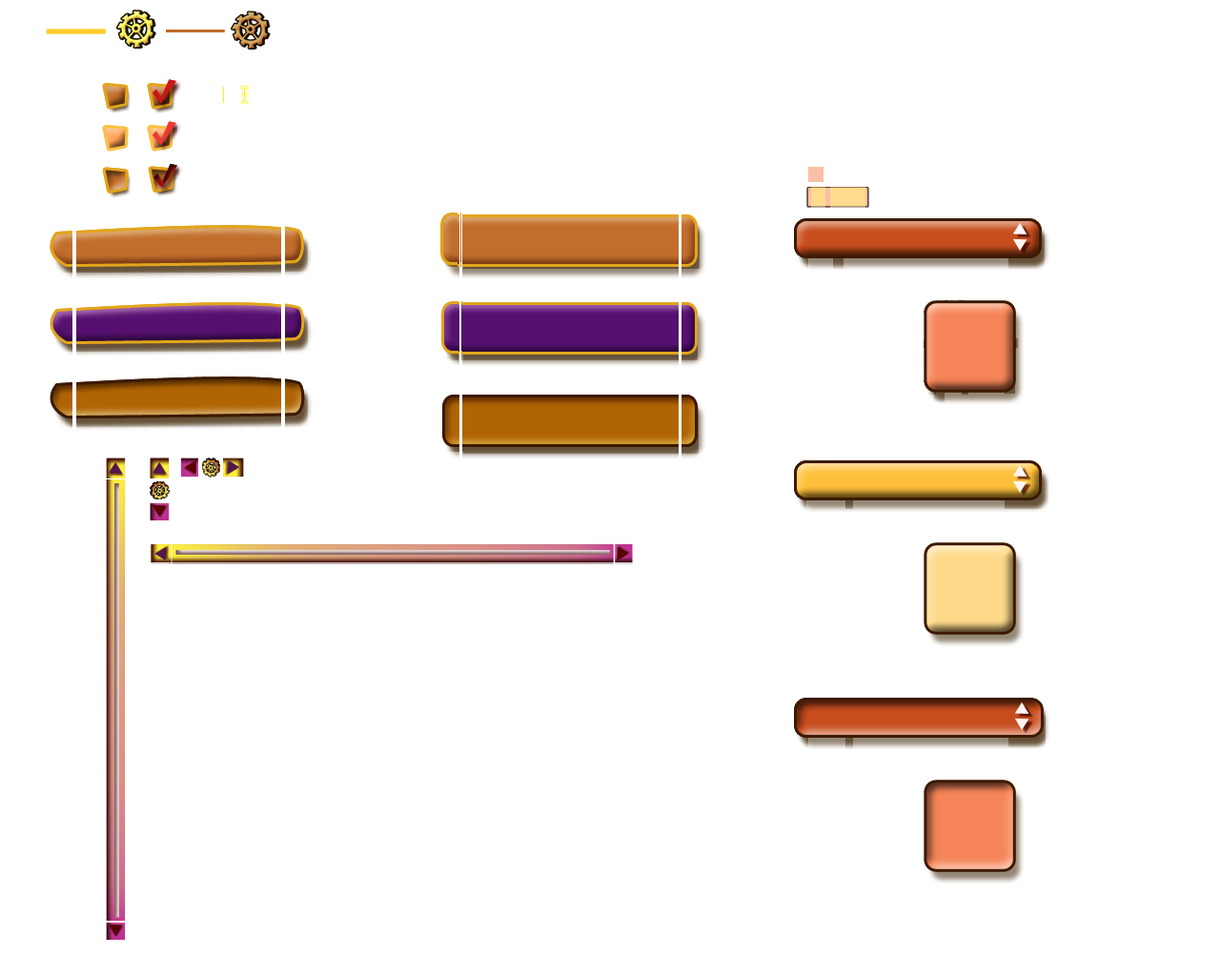
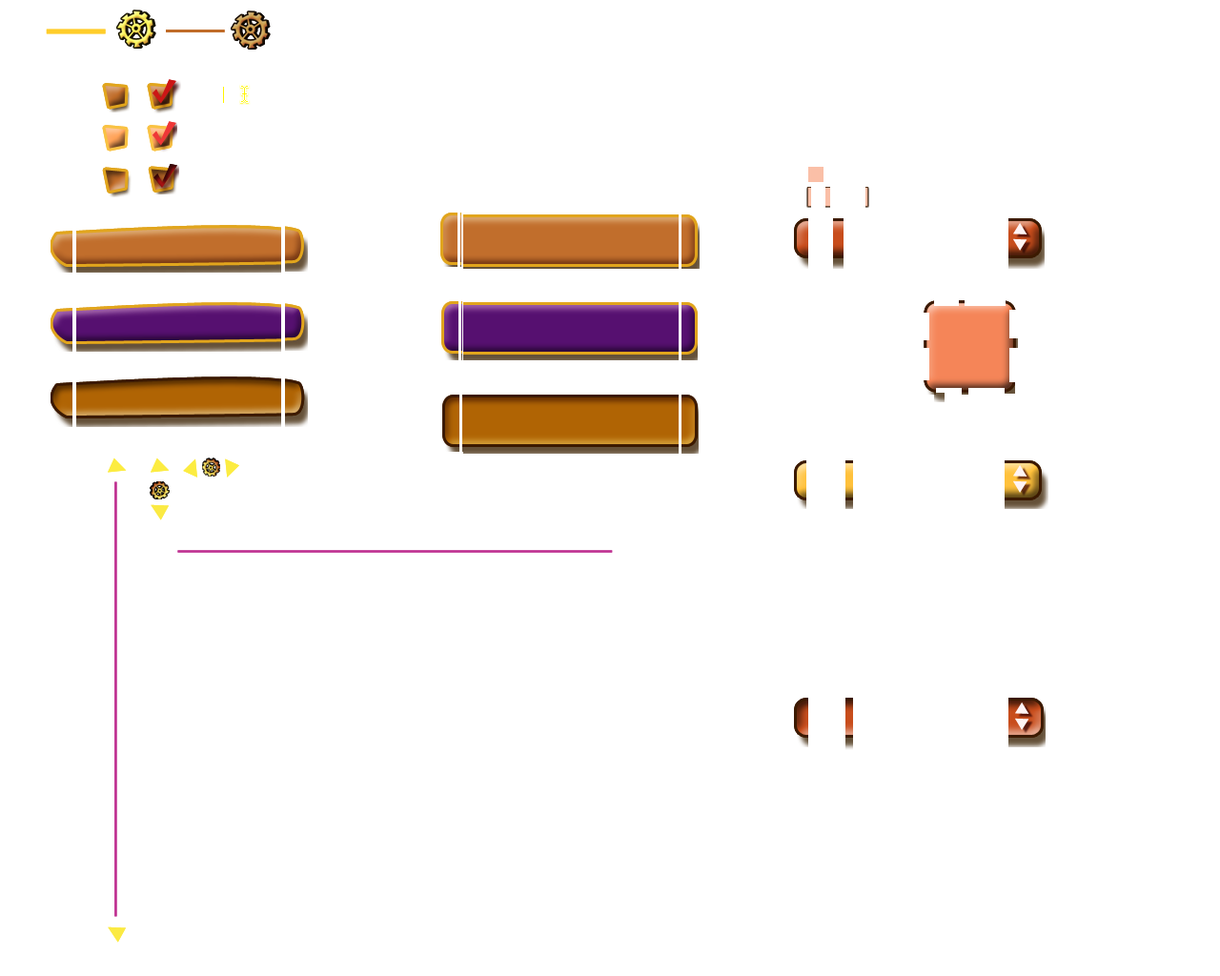
Revision of a layered 1220 × 976 image; what changed, layer by layer:
moved "scrollbar_scrollon_down" above "scrollbar_scrollon_up", painted on it over [149, 503, 170, 521]
hid "scrollbar_scrollon_up", painted on it over [149, 457, 491, 565]
painted on "scrollbar_scrolloff_up" over [105, 457, 127, 478]
painted on "scrollbar_scrolloff_down" over [105, 922, 126, 943]
moved "hscrollbar" above "vscrollbar", painted on it over [169, 544, 616, 565]
painted on "vscrollbar" over [105, 479, 126, 921]
moved "hscrollbar_right" above "hscrollbar_left", painted on it over [223, 457, 245, 478]
painted on "hscrollbar_left" over [181, 457, 199, 478]
painted on "vscrollbar_up" over [149, 457, 170, 479]
removed layer "vscrollbar_down" over [149, 503, 170, 521]
removed layer "Image" over [49, 10, 1051, 941]
added layer "image" over [49, 10, 1049, 943]
